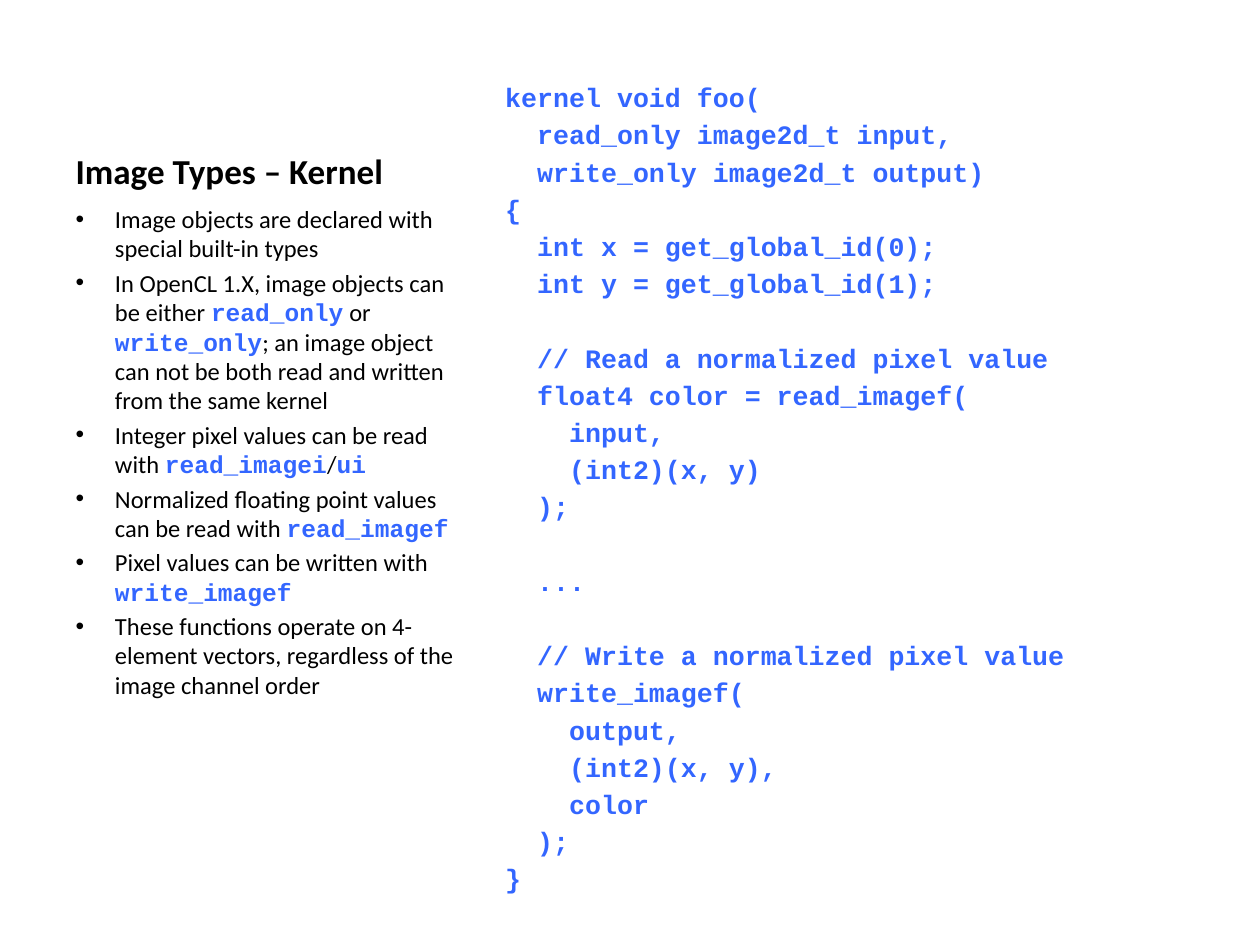
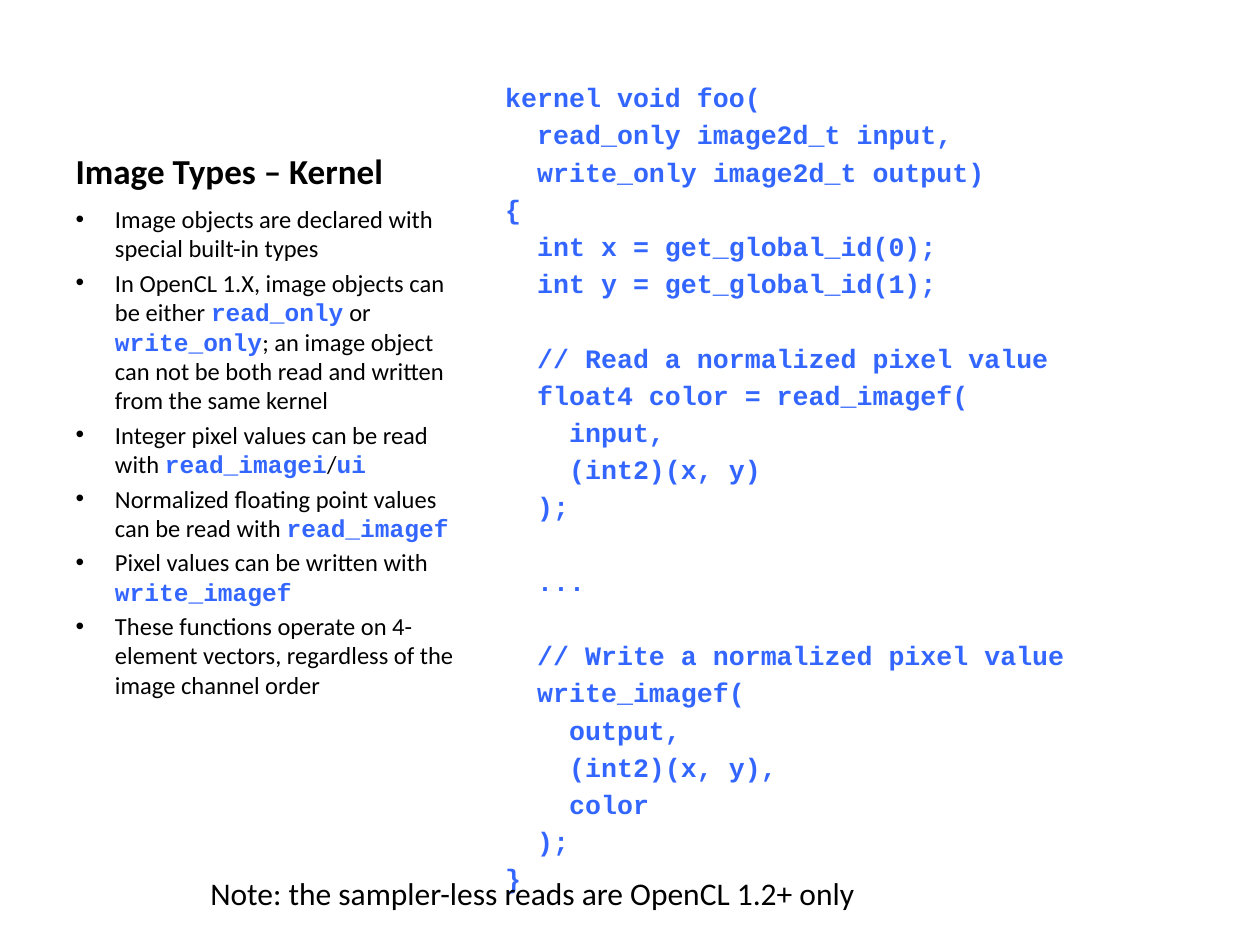
Before and after one commit to UoB-HPC/opencl-training-code, a slide deck: slide 77 of slides/advanced_part3.pptx (slide 76 before the commit). Drawn at 1260x945 pixels with LibreOffice and Linux fonts; fonts in the diff are those of the drawing. Boxes give left, top, right and bottom in pixels: in the first picture for what was removed or moved away, otherwise in the second. Text is boxed around its words. In the diff, an @@ line names an element or a change of style, - is before the commit and + after.

```diff
--- a/slides/advanced_part3.pptx
+++ b/slides/advanced_part3.pptx
@@ text added at (210,878,854,910), 18 pt, text #000000 @@
+Note: the sampler-less reads are OpenCL 1.2+ only
```
Also in this commit, not shown: 46 other slides changed, 2 slides added, 1 slide removed, 1 other file.
